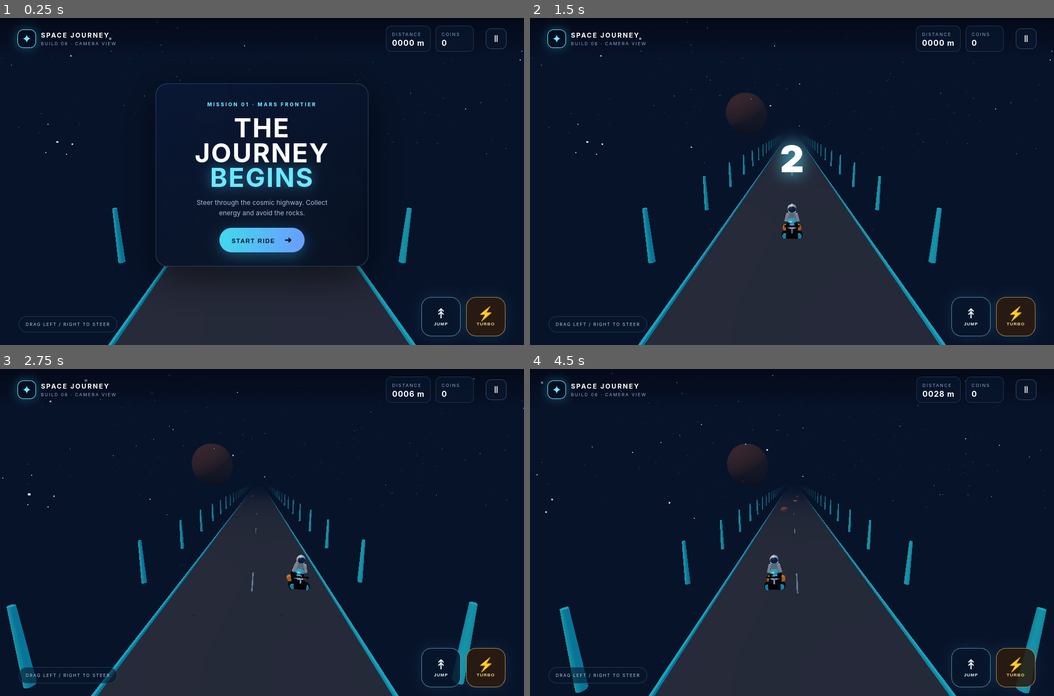
Above: before the commit, frames 1-4 (two rows, left to right).
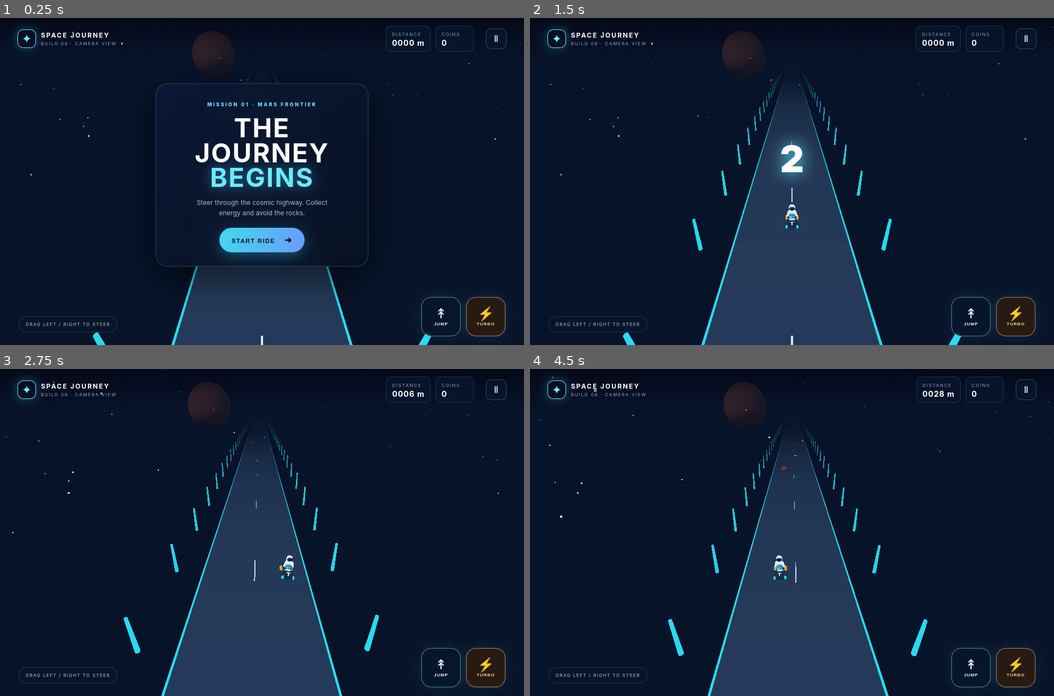
Above: after the commit, the same moments.

Repository: Salah1m/SPACE-JOURNEY
Game: browser game, page index.html
Two runs of this game, one before a commit and one after it. Both use one fixed random seed, a clock stepped at 60 frames per second and the inputs below.
Inputs (mouse positions are in pixels of both pictures, inside the frame that each line leads up to):
- Up to frame 1 (0.25 s): no input
- Up to frame 2 (1.5 s): click "START RIDE ➜" at 0.27 s; hold Right from 1.03 s (still down); click (792, 214) at 1.07 s
- Up to frame 3 (2.75 s): release Right at 1.53 s; hold Left 1.58-2.15 s; click (157, 499) at 1.67 s; hold Right from 2.2 s (still down); click (366, 483) at 2.27 s
- Up to frame 4 (4.5 s): release Right at 2.87 s; click (870, 597) at 2.87 s; hold Left 2.92-3.35 s; hold Right 3.4-3.9 s; click (661, 614) at 3.47 s; hold Left from 3.95 s (still down); click (792, 467) at 4.07 s

The runs differ from the first frame. In frame 1, 11% of the frame differs, in the area x 0-100%, y 0-100%; in frame 2, 23%; in frame 3, 24%; in frame 4, 24%.

Commit message:
Make road and hover bike clearly visible in mobile camera view

Diff:
--- a/game.js
+++ b/game.js
@@ -30,7 +30,7 @@
 }
 function makeBike() {
   const root = new THREE.Group();
-  const dark = mat(0x111b31,.3,.8), cyan = mat(0x29dff5,.25,.65,0x087d9c), white = mat(0xdcecff,.35,.4), orange = mat(0xffa52d,.3,.5,0x9b3d00);
+  const dark = new THREE.MeshStandardMaterial({color:0x111b31,metalness:.35,roughness:.35,emissive:0x142b45}), cyan = new THREE.MeshBasicMaterial({color:0x29dff5}), white = new THREE.MeshBasicMaterial({color:0xeaf6ff}), orange = new THREE.MeshBasicMaterial({color:0xffa52d});
   // Hover-bike body and twin glowing engines
   box(root,[.72,.32,1.65],dark,[0,.12,0],[.08,0,0]);
   box(root,[.56,.22,.72],cyan,[0,.31,-.18],[.12,0,0]);
@@ -66,9 +66,9 @@
   scene.background = new THREE.Color(0x071329);
   scene.fog = new THREE.FogExp2(0x09162b,.012);
   camera = new THREE.PerspectiveCamera(68,innerWidth/innerHeight,.1,500);
-  camera.position.set(0,6.2,15);
+  camera.position.set(0,13,18);
   // Aim the camera at the track immediately; otherwise it starts level and the 3D world is below the view.
-  camera.lookAt(0,1.2,-8);
+  camera.lookAt(0,0.8,-5);
   renderer = new THREE.WebGLRenderer({antialias:true,alpha:false,powerPreference:'high-performance'});
   renderer.setPixelRatio(Math.min(devicePixelRatio,1.35));
   renderer.setSize(innerWidth,innerHeight);
@@ -88,7 +88,9 @@
   stars = new THREE.Points(starGeo,new THREE.PointsMaterial({color:0xc9eaff,size:.28,sizeAttenuation:true}));
   scene.add(stars);
   road = new THREE.Group(); scene.add(road);
-  const roadMat=mat(0x202b40,.88,.18), edgeMat=mat(0x29dff5,.35,.6,0x087d9c), lineMat=mat(0x7c9db8,.5,.3);
+  const roadMat=new THREE.MeshBasicMaterial({color:0x263b5b}), edgeMat=new THREE.MeshBasicMaterial({color:0x29dff5}), lineMat=new THREE.MeshBasicMaterial({color:0xd8f5ff});
+  const ground=new THREE.Mesh(new THREE.PlaneGeometry(9,280),new THREE.MeshBasicMaterial({color:0x182b49}));
+  ground.rotation.x=-Math.PI/2; ground.position.set(0,-.62,-112); road.add(ground);
   for(let i=0;i<34;i++){
     const z=12-i*8;
     const slab=box(road,[9,.35,8.1],roadMat,[0,-.42,z]);
@@ -150,8 +152,8 @@
   bike.rotation.z=THREE.MathUtils.damp(bike.rotation.z,-(targetX-bike.position.x)*.12,5,dt);
   bike.rotation.x=THREE.MathUtils.damp(bike.rotation.x,turbo?-.08:0,3,dt);
   camera.position.x=THREE.MathUtils.damp(camera.position.x,bike.position.x*.35,2.5,dt);
-  camera.position.y=THREE.MathUtils.damp(camera.position.y,6.2+bike.position.y*.2,2.5,dt);
-  camera.lookAt(bike.position.x*.25,1.2,-8);
+  camera.position.y=THREE.MathUtils.damp(camera.position.y,13+bike.position.y*.2,2.5,dt);
+  camera.lookAt(bike.position.x*.25,0.8,-5);
   road.position.z=(road.position.z+currentSpeed*dt)%8;
   stars.position.z=(stars.position.z+currentSpeed*dt*.15)%30;
   spawnTimer-=dt; pickupTimer-=dt;
